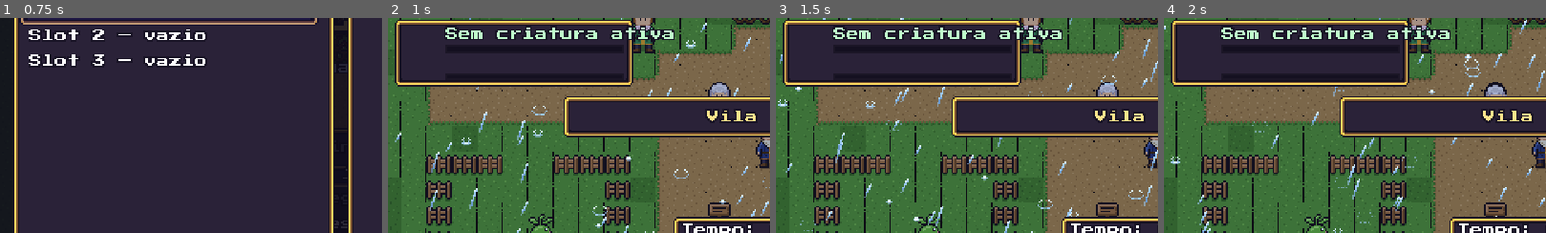
Above: before the commit, frames 1-4 (left to right).
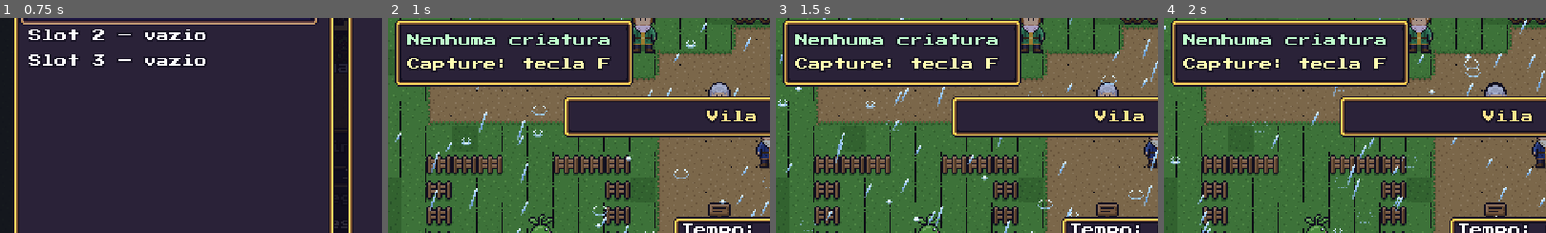
Above: after the commit, the same moments.

Repository: jaapa07/Claude
Game: Godot game, scene res://scenes/main.tscn
Two runs of this game, one before a commit and one after it. Both use one fixed random seed, a clock stepped at 60 frames per second and the inputs below.
Inputs (mouse positions are % of the whole screen's width and height, from its top left):
- Up to frame 1 (0.75 s): tap Enter (ui_accept) at 0.5 s; move the mouse to (72, 45) at 0.52 s; hold D (move_right) from 0.53 s (still down); hold J (attack) from 0.53 s (still down); click (72, 45) at 0.67 s
- Up to frame 2 (1 s): keep holding D (move_right); keep holding J (attack); tap Enter (ui_accept) at 0.77 s
- Up to frame 3 (1.5 s): release D (move_right) at 1.25 s; release J (attack) at 1.25 s; drag from (30, 55) to (45, 70) at 1.27 s
- Up to frame 4 (2 s): no input
The pictures show only the part of the screen within x 0-50%, y 16-66%; the shares and areas given below are measured in that part.

Frame 1 is identical in both runs. In frame 2, 2.9% of the frame differs, in the area x 5-75%, y 3-25%; in frame 3, 2.9%; in frame 4, 2.9%.

Commit message:
HUD: quadro sem criatura com texto alinhado e dica de captura; textos da habilidade e do modo adaptados ao toque
Co-Authored-By: Claude Opus 5.5 <noreply@anthropic.com>
Claude-Session: https://claude.ai/code/session_01SZRMGMxGYvxw7C5NivNDxm

Diff:
--- a/ecos_da_ruina/scripts/hud.gd
+++ b/ecos_da_ruina/scripts/hud.gd
@@ -263,19 +263,25 @@
 			_cr_icon.position = Vector2(16 - _cr_icon.size.x / 2.0, 20 - _cr_icon.size.y / 2.0)
 			_cr_panel.add_child(_cr_icon)
 			_cr_icon_sp = ac["species_id"]
+		_cr_name.position = Vector2(32, 5); _cr_skill.position = Vector2(32, 23)
+		_cr_hp.visible = true; _cr_cd.visible = true
 		_cr_name.text = "%s %d" % [Game.creature_name(ac).left(9), ac["nivel"]]
 		_cr_hp.value = float(ac["hp"]) / Game.creature_hp_max(ac) * 1000.0
 		var sk: Dictionary = Data.skills[Game.hab_active(ac)]
 		var cd: float = float(Game.skill_cd.get(ac["uuid"], 0.0))
-		_cr_skill.text = "Q pronto" if cd <= 0.0 else "Q %.0fs" % cd
+		var qk: String = "Estrela" if TouchControls.active else "Q"
+		_cr_skill.text = ("%s pronta" % qk if TouchControls.active else "Q pronto") if cd <= 0.0 else "%s %.0fs" % [qk, cd]
 		_cr_cd.value = (1.0 - cd / float(sk["recarga"])) * 1000.0
-		_cr_beh.text = "Modo: " + _beh_name() + "  (C)"
+		_cr_beh.text = "Modo: " + _beh_name() + ("" if TouchControls.active else "  (C)")
 	else:
 		if _cr_icon:
 			_cr_icon.queue_free(); _cr_icon = null; _cr_icon_sp = ""
-		_cr_name.text = "Sem criatura ativa"
+		# sem criatura: texto centralizado dentro do quadro, com a dica do que fazer
+		_cr_name.position = Vector2(8, 9); _cr_skill.position = Vector2(8, 24)
+		_cr_hp.visible = false; _cr_cd.visible = false
+		_cr_name.text = "Nenhuma criatura"
 		_cr_hp.value = 0
-		_cr_skill.text = ""
+		_cr_skill.text = "Capture: Selo" if TouchControls.active else "Capture: tecla F"
 		_cr_cd.value = 0
 		_cr_beh.text = ""
 	var k := 0
